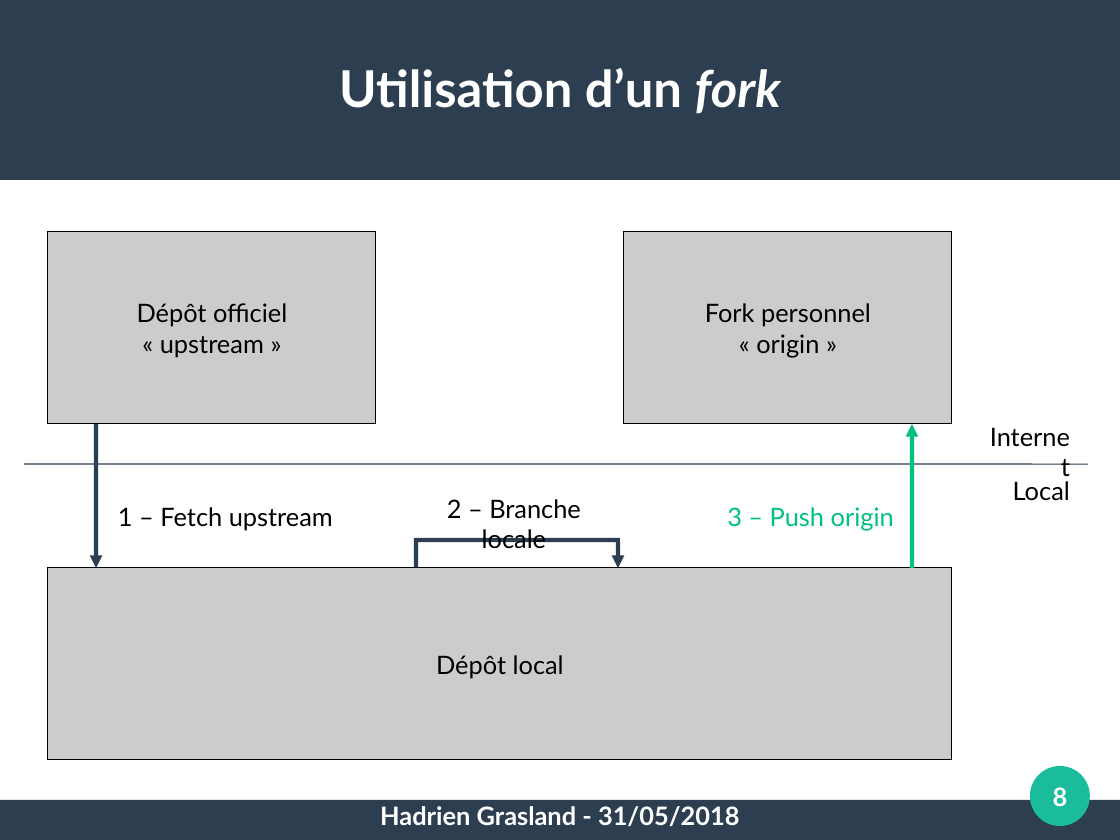
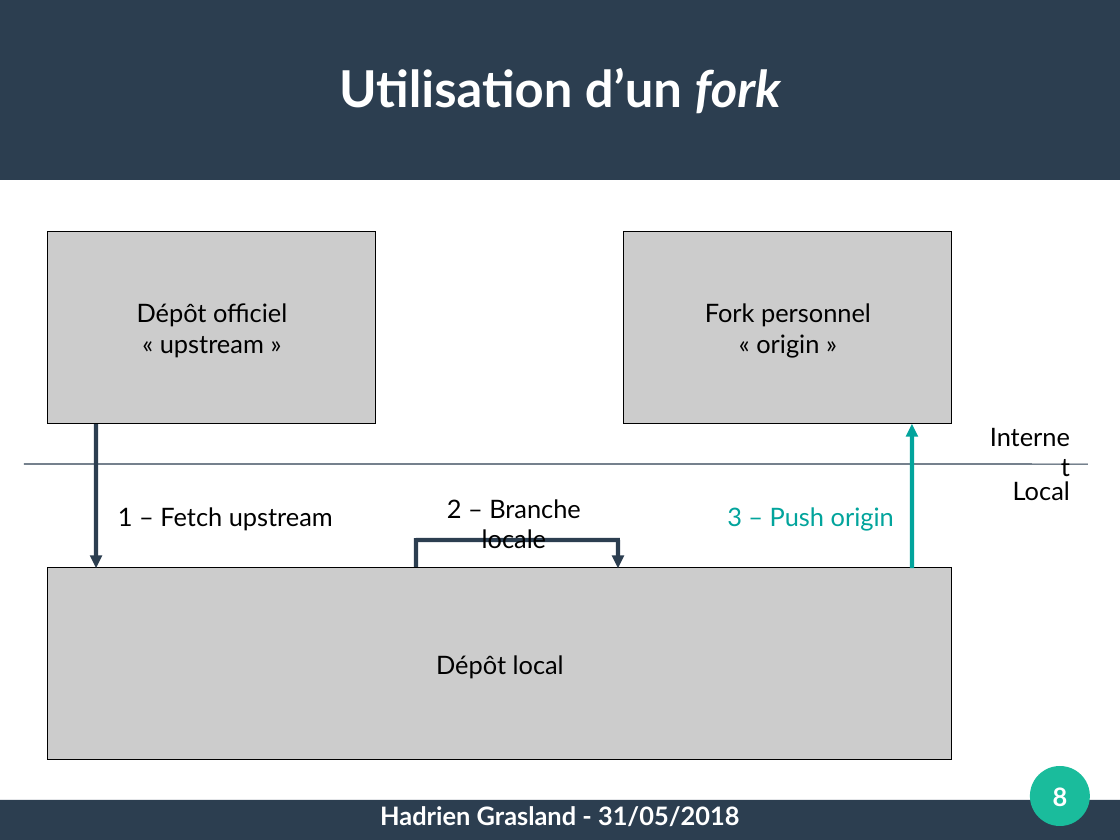
Before and after one commit to pushou/formation-git, a slide deck: slide 8 of 5-Reseau.odp. Drawn at 1120x840 pixels with LibreOffice and Linux fonts; fonts in the diff are those of the drawing. Boxes give left, top, right and bottom in pixels: in the first picture for what was removed or moved away, otherwise in the second. Text is boxed around its words. In the diff, an @@ line names an element or a change of style, - is before the commit and + after.

```diff
--- a/5-Reseau.odp
+++ b/5-Reseau.odp
@@ arrow (913, 568) - (913, 424): stroke #00C081 3 pt to #02A49C 3 pt @@
@@ text "3 – Push origin" at box(727, 507, 894, 530): text colour #00C081 to #02A49C @@
```
Also in this commit, not shown: 6 other slides changed, 13 other files.
